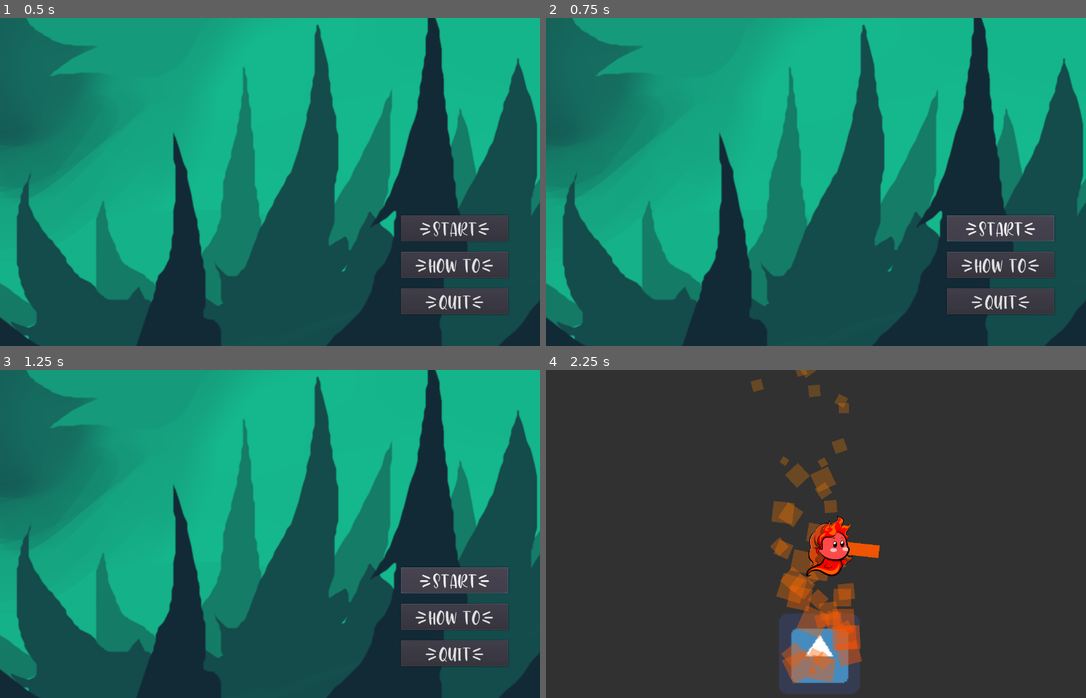
Above: before the commit, frames 1-4 (two rows, left to right).
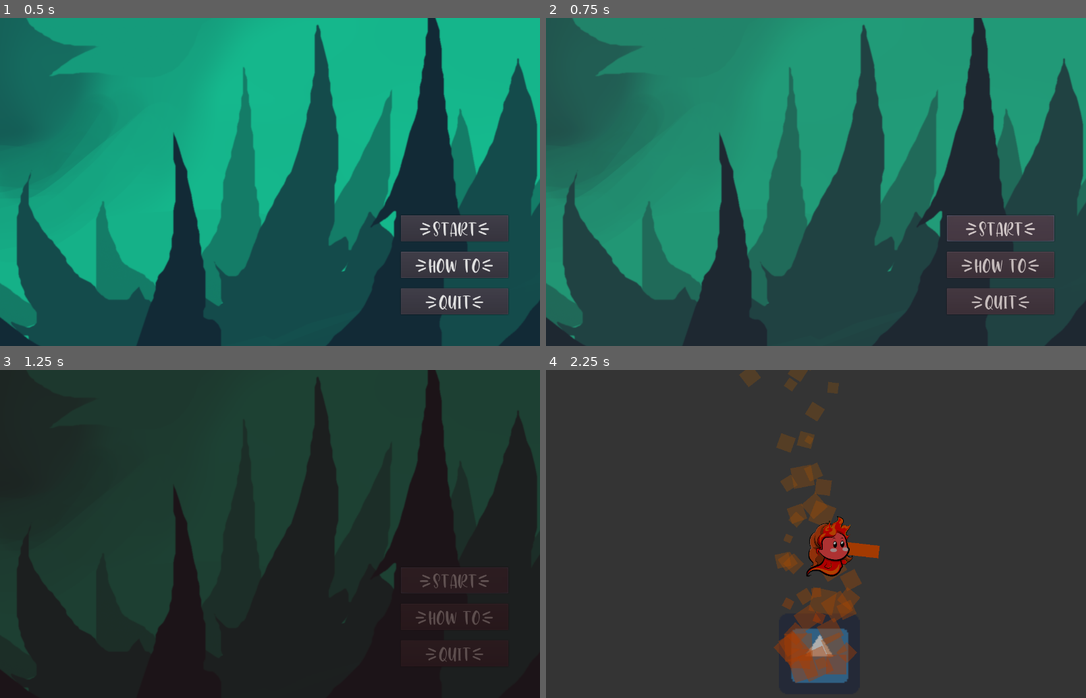
Above: after the commit, the same moments.

Repository: xenoexplorator/ludum46
Game: Godot game, scene res://UI/Menu/MainMenu.tscn
Same seed, same stepped clock (60 frames per second), same inputs: the game is played once before the commit and once after it. The engine's default icon, where the game draws it, is replaced by a stand-in: a white triangle on a blue panel in a dark square.
Inputs:
- Up to frame 1 (0.5 s): no input
- Up to frame 2 (0.75 s): click "{Start}" at 0.5 s
- Up to frame 3 (1.25 s): no input
- Up to frame 4 (2.25 s): click "{Start}" at 1.25 s; hold D (move_right) from 2.03 s (still down); tap Space (spawn_barrier) at 2.1 s

Frame 1 is identical in both runs. In frame 2, 34% of the frame differs, in the area x 0-100%, y 0-98%; in frame 3, 100%, in the area x 0-100%, y 0-100%; in frame 4, 8.7%.

Commit message:
fix bug fade-to-black

Diff:
--- a/UI/Menu/HowTo.tscn
+++ b/UI/Menu/HowTo.tscn
@@ -10,7 +10,6 @@
 font_data = ExtResource( 2 )
 
 [node name="HowTo" type="Popup"]
-visible = true
 anchor_right = 1.0
 anchor_bottom = 1.0
 margin_left = 75.0
--- a/UI/Menu/MainMenu.gd
+++ b/UI/Menu/MainMenu.gd
@@ -7,14 +7,10 @@
 
 
 func _on_Start_pressed():
-	for child in $MarginContainer/Buttons.get_children():
-		child.set_process_input(false)
 	SceneTransitioner.transition_to_scene(Level)
 
 
 func _on_Quit_pressed():
-	for child in $MarginContainer/Buttons.get_children():
-		child.set_process_input(false)
 	SceneTransitioner.transition_to_quit()
 
 
--- a/UI/Menu/MainMenu.tscn
+++ b/UI/Menu/MainMenu.tscn
@@ -64,7 +64,6 @@
 text = "{Quit}"
 
 [node name="HowTo" parent="." instance=ExtResource( 3 )]
-visible = false
 [connection signal="pressed" from="MarginContainer/Buttons/Start" to="." method="_on_Start_pressed"]
 [connection signal="pressed" from="MarginContainer/Buttons/HowTo" to="." method="_on_HowTo_pressed"]
 [connection signal="pressed" from="MarginContainer/Buttons/Quit" to="." method="_on_Quit_pressed"]
--- a/UI/SceneTransitioner.gd
+++ b/UI/SceneTransitioner.gd
@@ -1,13 +1,7 @@
-extends ColorRect
+extends CanvasLayer
 
-var invisible_black : Color = Color(0,0,0,0)
 var transitioning : bool = false
 var currentTransition : Transition
-
-func _ready():
-	$Tween.interpolate_property(self, "color", invisible_black, Color.black, 1)
-	$TweenShow.interpolate_property(self, "color", Color.black, invisible_black, 1)
-	pass
 
 func transition_to_scene(scene : PackedScene):
 	if not transitioning:
@@ -22,10 +16,9 @@
 func commit_transition():
 		transitioning = true
 		add_child(currentTransition)
-		$Tween.start()
+		$AnimationPlayer.play("transition")
 
-func _on_Tween_tween_all_completed():
+func change():
 	currentTransition.transition()
 	remove_child(currentTransition)
 	transitioning = false
-	$TweenShow.start()
--- a/UI/SceneTransitioner.tscn
+++ b/UI/SceneTransitioner.tscn
@@ -1,21 +1,60 @@
 [gd_scene load_steps=3 format=2]
 
 [ext_resource path="res://UI/SceneTransitioner.gd" type="Script" id=1]
-[ext_resource path="res://UI/transitioners/transition.gd" type="Script" id=2]
 
-[node name="SceneTransitioner" type="ColorRect"]
+[sub_resource type="Animation" id=1]
+resource_name = "transition"
+length = 2.0
+tracks/0/type = "value"
+tracks/0/path = NodePath("ColorRect:color")
+tracks/0/interp = 1
+tracks/0/loop_wrap = true
+tracks/0/imported = false
+tracks/0/enabled = true
+tracks/0/keys = {
+"times": PoolRealArray( 0, 1, 2 ),
+"transitions": PoolRealArray( 1, 1, 1 ),
+"update": 0,
+"values": [ Color( 0.4, 0.129412, 0.129412, 0 ), Color( 0, 0, 0, 1 ), Color( 0, 0, 0, 0 ) ]
+}
+tracks/1/type = "method"
+tracks/1/path = NodePath(".")
+tracks/1/interp = 1
+tracks/1/loop_wrap = true
+tracks/1/imported = false
+tracks/1/enabled = true
+tracks/1/keys = {
+"times": PoolRealArray( 1 ),
+"transitions": PoolRealArray( 1 ),
+"values": [ {
+"args": [  ],
+"method": "change"
+} ]
+}
+tracks/2/type = "value"
+tracks/2/path = NodePath("ColorRect:visible")
+tracks/2/interp = 1
+tracks/2/loop_wrap = true
+tracks/2/imported = false
+tracks/2/enabled = true
+tracks/2/keys = {
+"times": PoolRealArray( 0, 2 ),
+"transitions": PoolRealArray( 1, 1 ),
+"update": 1,
+"values": [ true, false ]
+}
+
+[node name="SceneTransitioner" type="CanvasLayer"]
+script = ExtResource( 1 )
+
+[node name="ColorRect" type="ColorRect" parent="."]
+visible = false
 anchor_right = 1.0
 anchor_bottom = 1.0
 color = Color( 0, 0, 0, 0 )
-script = ExtResource( 1 )
 __meta__ = {
 "_edit_use_anchors_": false
 }
 
-[node name="Tween" type="Tween" parent="."]
-
-[node name="TweenShow" type="Tween" parent="."]
-
-[node name="Transition" type="Node" parent="."]
-script = ExtResource( 2 )
-[connection signal="tween_all_completed" from="Tween" to="." method="_on_Tween_tween_all_completed"]
+[node name="AnimationPlayer" type="AnimationPlayer" parent="."]
+anims/transition = SubResource( 1 )
